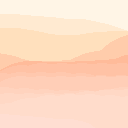
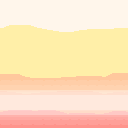
The second 128×128 image is a revision of the first. Changes to its layers:
hid "Layer 2", opacity 100% → 40% over left=0, top=0, right=128, bottom=128
added layer "Layer 7 copy" above "Layer 7" over left=0, top=0, right=128, bottom=128
